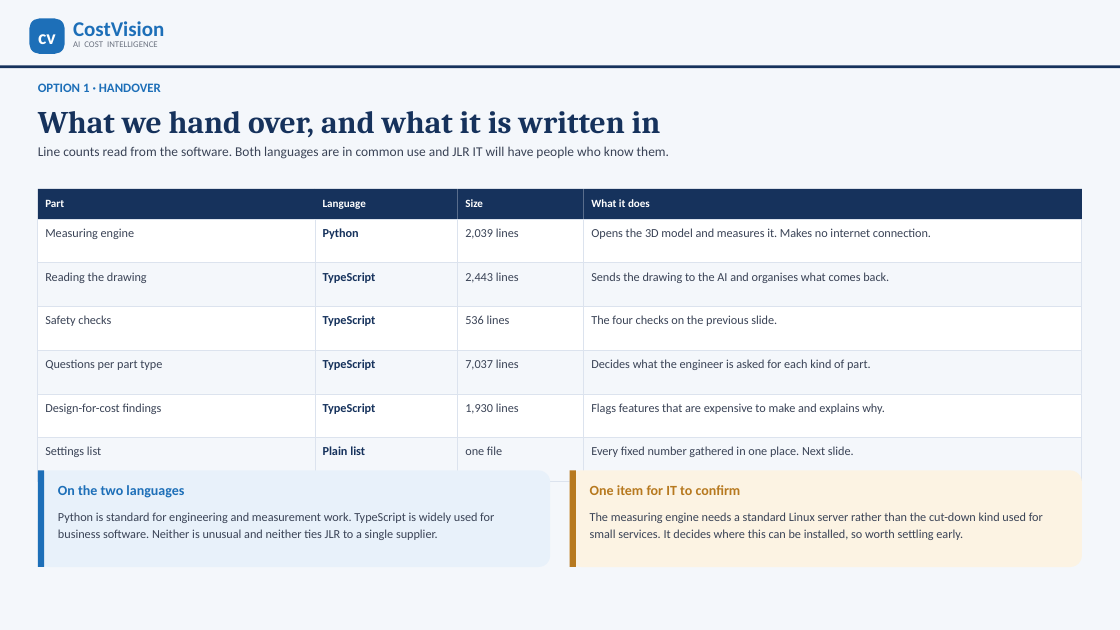
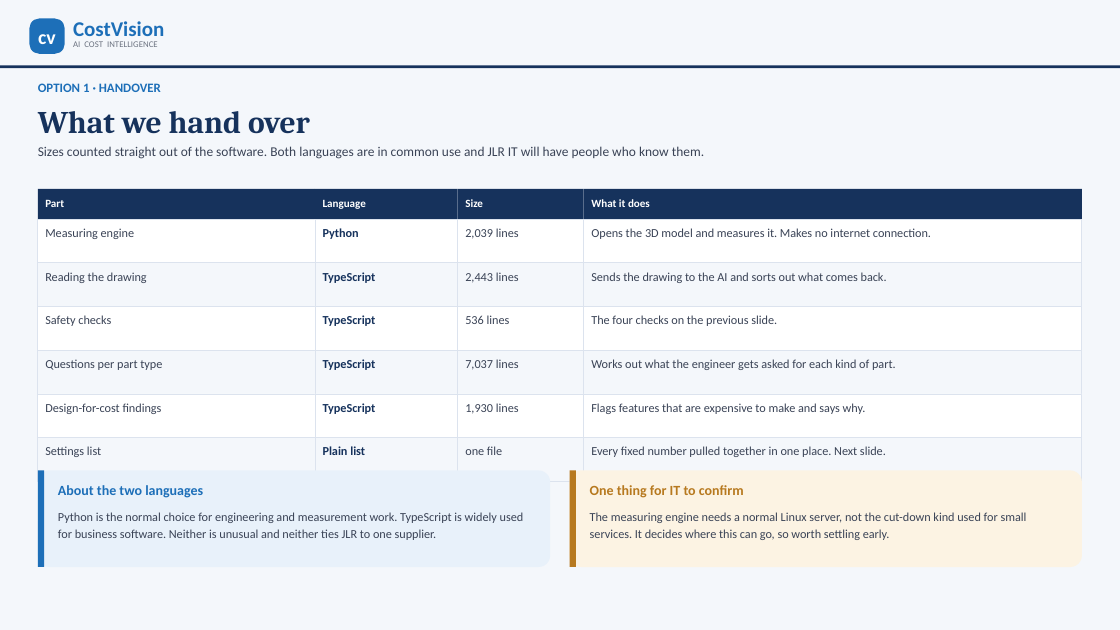
Before and after one commit to bhosaleavinash546/leamington-marathi, a slide deck: slide 10 of CostVision-CAPEE-Implementation-Options.pptx (slide 7 before the commit). Drawn at 1120x630 pixels with LibreOffice and Linux fonts; fonts in the diff are those of the drawing. Boxes give left, top, right and bottom in pixels: in the first picture for what was removed or moved away, otherwise in the second. Text is boxed around its words. In the diff, an @@ line names an element or a change of style, - is before the commit and + after.

```diff
--- a/CostVision-CAPEE-Implementation-Options.pptx
+++ b/CostVision-CAPEE-Implementation-Options.pptx
@@ text at [38,111,310,134]: text changed @@
-What we hand over, and what it is written in
+What we hand over
@@ text at [38,146,704,159]: text changed @@
-Line counts read from the software. Both languages are in common use and JLR IT will have people who know them.
+Sizes counted straight out of the software. Both languages are in common use and JLR IT will have people who know them.
@@ text at [591,272,887,283]: text changed @@
-Sends the drawing to the AI and organises what comes back.
+Sends the drawing to the AI and sorts out what comes back.
@@ text at [591,359,896,370]: text changed @@
-Decides what the engineer is asked for each kind of part.
+Works out what the engineer gets asked for each kind of part.
@@ text at [591,403,866,414]: text changed @@
-Flags features that are expensive to make and explains why.
+Flags features that are expensive to make and says why.
@@ text at [591,446,886,457]: text changed @@
-Every fixed number gathered in one place. Next slide.
+Every fixed number pulled together in one place. Next slide.
@@ text at [58,485,203,498]: text changed @@
-On the two languages
+About the two languages
@@ text at [590,485,744,498]: text changed @@
-One item for IT to confirm
+One thing for IT to confirm
@@ text at [58,512,524,540]: text changed @@
-Python is standard for engineering and measurement work. TypeScript is widely used for business software. Neither is unusual and neither ties JLR to a single supplier.
+Python is the normal choice for engineering and measurement work. TypeScript is widely used for business software. Neither is unusual and neither ties JLR to one supplier.
@@ text at [590,512,1027,540]: text changed @@
-The measuring engine needs a standard Linux server rather than the cut-down kind used for small services. It decides where this can be installed, so worth settling early.
+The measuring engine needs a normal Linux server, not the cut-down kind used for small services. It decides where this can go, so worth settling early.
```
Also in this commit, not shown: 18 other slides changed, 1 other file.
